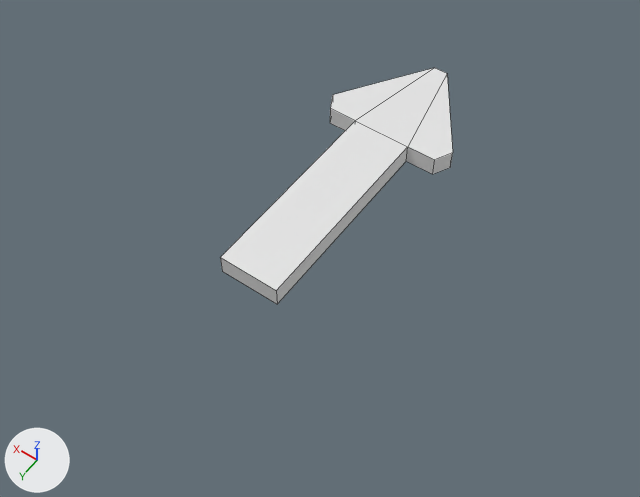
An edit to the FBX model HeapsProject/res/models/compass.fbx, drawn before and after from the same camera.
One viewpoint serves both versions: a 50 mm lens placed at (-5.71, 8.45, 11.38), pointed at (-0.34, 0.92, -0.45). The axes (+X, +Y, +Z) are drawn at lower left. The lights are the same throughout. Mesh edges are drawn as thin lines. Where no turn or scale is listed for an object, it has been applied to the vertices.

Names of what the first picture shows: 'Needle'.
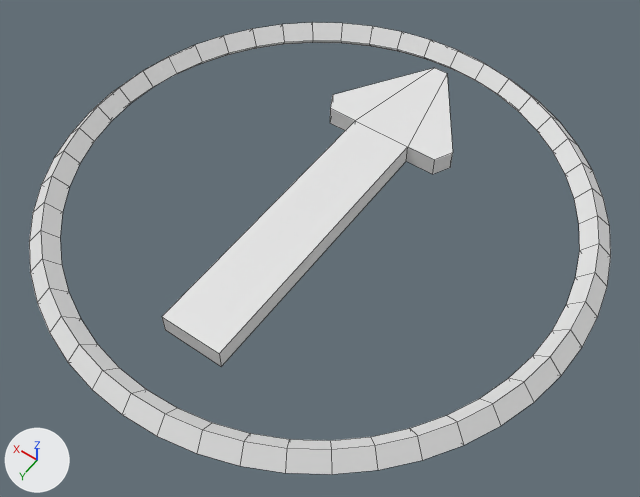
The newer file is also turned or shifted as a whole; pictures and numbers use the older file's frame.

The change in detail:
me_cube has 20 vertices, 18 faces and spans x -1.28..1.28, y -3.49..2.39, z -0.18..0.18.
me_cube is used by ob_needle; location (0.0, 0.0, 0.0).
Before the commit, vertices of me_cube: 0 (0.56, 2.39, 0.18) at pixel (220, 257), 1 (0.56, 2.39, -0.18) at pixel (222, 271), 4 (-0.56, 2.39, 0.18) at pixel (276, 290), 5 (-0.56, 2.39, -0.18) at pixel (277, 304).
Part 1, on me_cube:
Vertices 0, 1, 4, 5 of me_cube move by (0.0, 1.38, 0.0).
Mesh me_torus is new.
It has 192 vertices, 192 faces and spans x -4.82..4.82, y -4.82..4.82, z -0.25..0.25.
Object 'Torus' (ob_torus) is new; it shows me_torus.
Its location is (0.0, 0.45, 0.0).

Pixel boxes (x1, y1, x2, y2) of what changed, in the pictures (640 x 497 px; the box of a moved part takes in the faces that stretch with it):
'Torus', added
    after: (29, 22, 611, 474)
'Needle', reshaped (25% wider, 26% taller)
    before: (220, 68, 453, 304)
    after: (162, 68, 453, 366)
part 1 of me_cube, moved or reshaped
    before: (220, 140, 338, 304)
    after: (162, 140, 338, 366)
